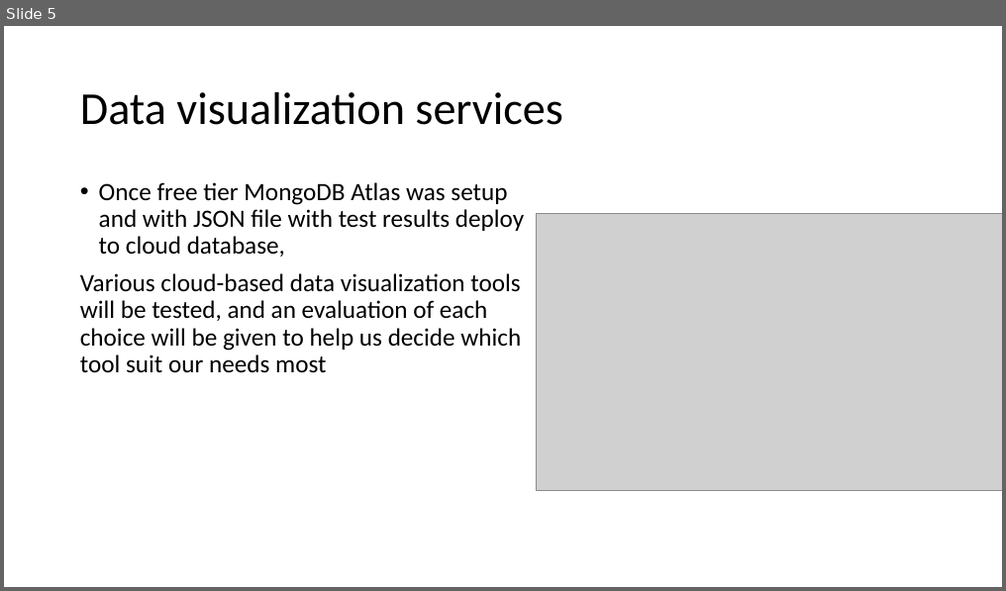
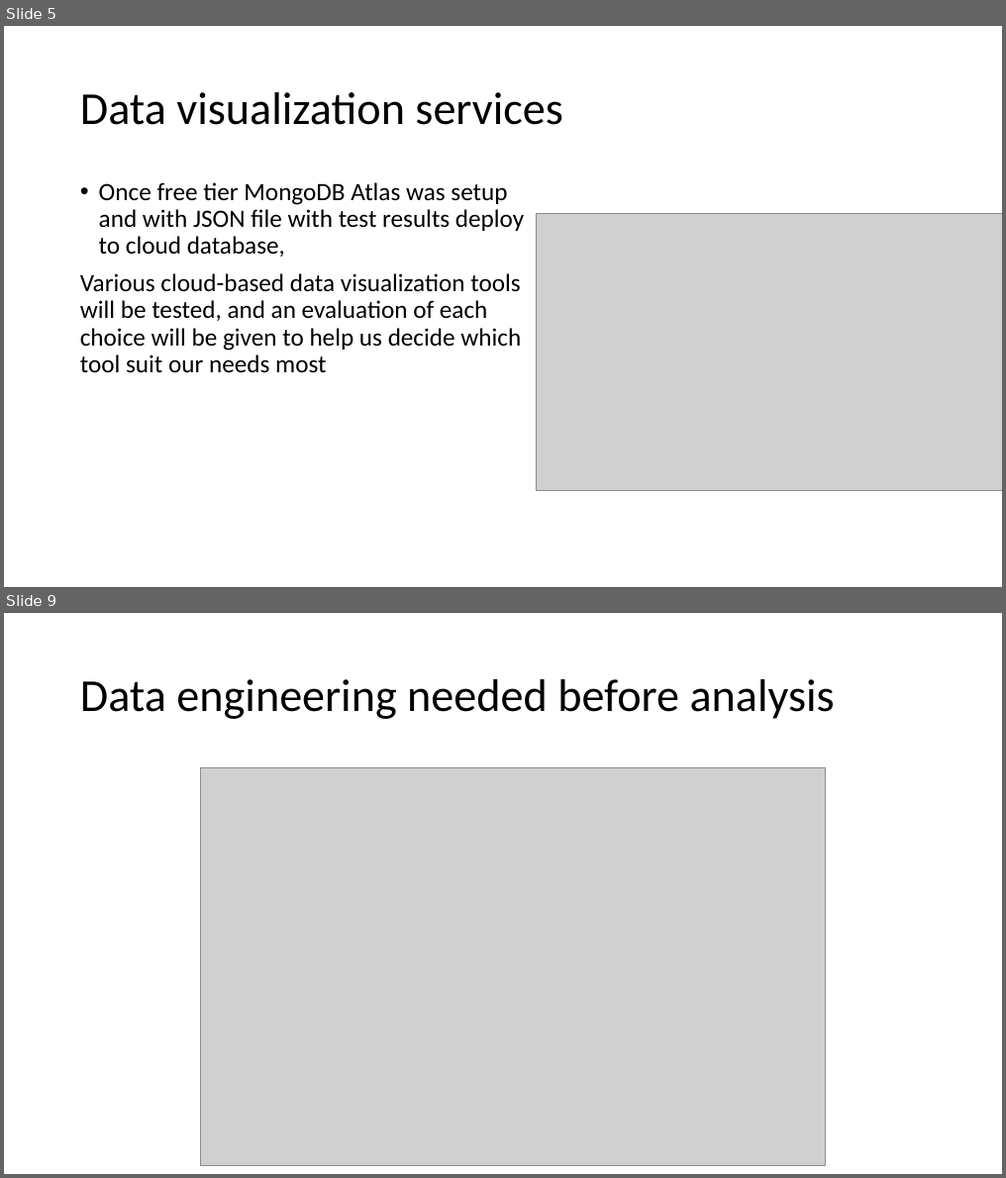
Before and after one commit to acefgin/thy-dataDashboard, a slide deck: Migrate to database step-by-step.pptx. Shown one above the other, each under a label of ours: slide 5 before the commit, slides 5 and 9 after it; the slides between them are not shown. The pictures are 1006x591 and 1006x1178 pixels, drawn with LibreOffice and Linux fonts; fonts in the diff are those of the drawing; grey boxes stand for pictures. Boxes give left, top, right and bottom in pixels: in the first picture for what was removed or moved away, otherwise in the second. Text is boxed around its words. In the diff, an @@ line names an element or a change of style, - is before the commit and + after.

```diff
--- a/Migrate to database step-by-step.pptx
+++ b/Migrate to database step-by-step.pptx
@@ slide 9 added at box(4, 613, 1002, 1174), background #FFFFFF @@
@@ title added at box(80, 679, 835, 719), 44 pt, text #000000 @@
+Data engineering needed before analysis
@@ picture added at box(201, 768, 826, 1165) @@
```
Also in this commit, not shown: 2 slides changed, 3 other slides added, 6 other files.
